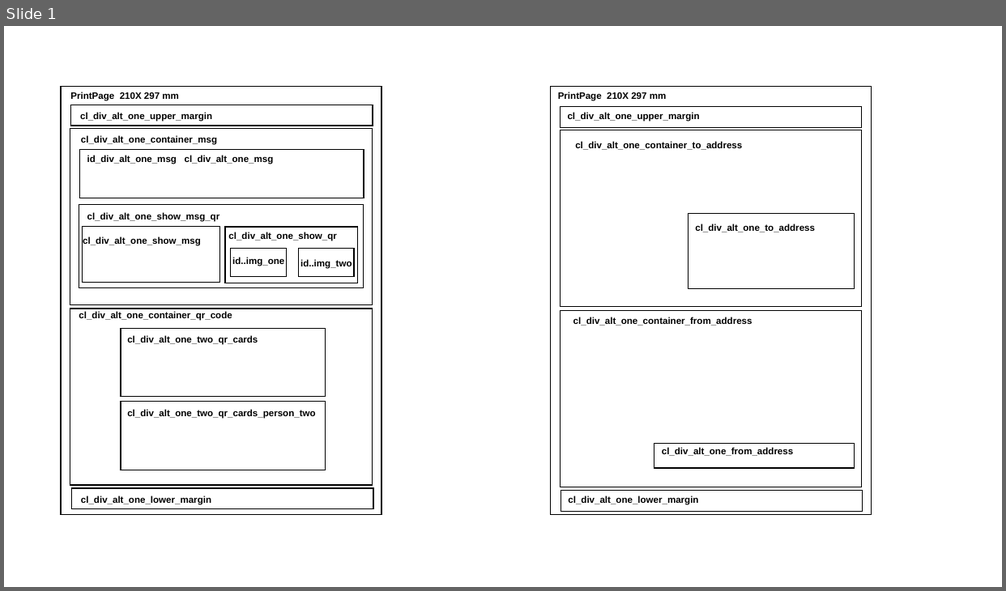
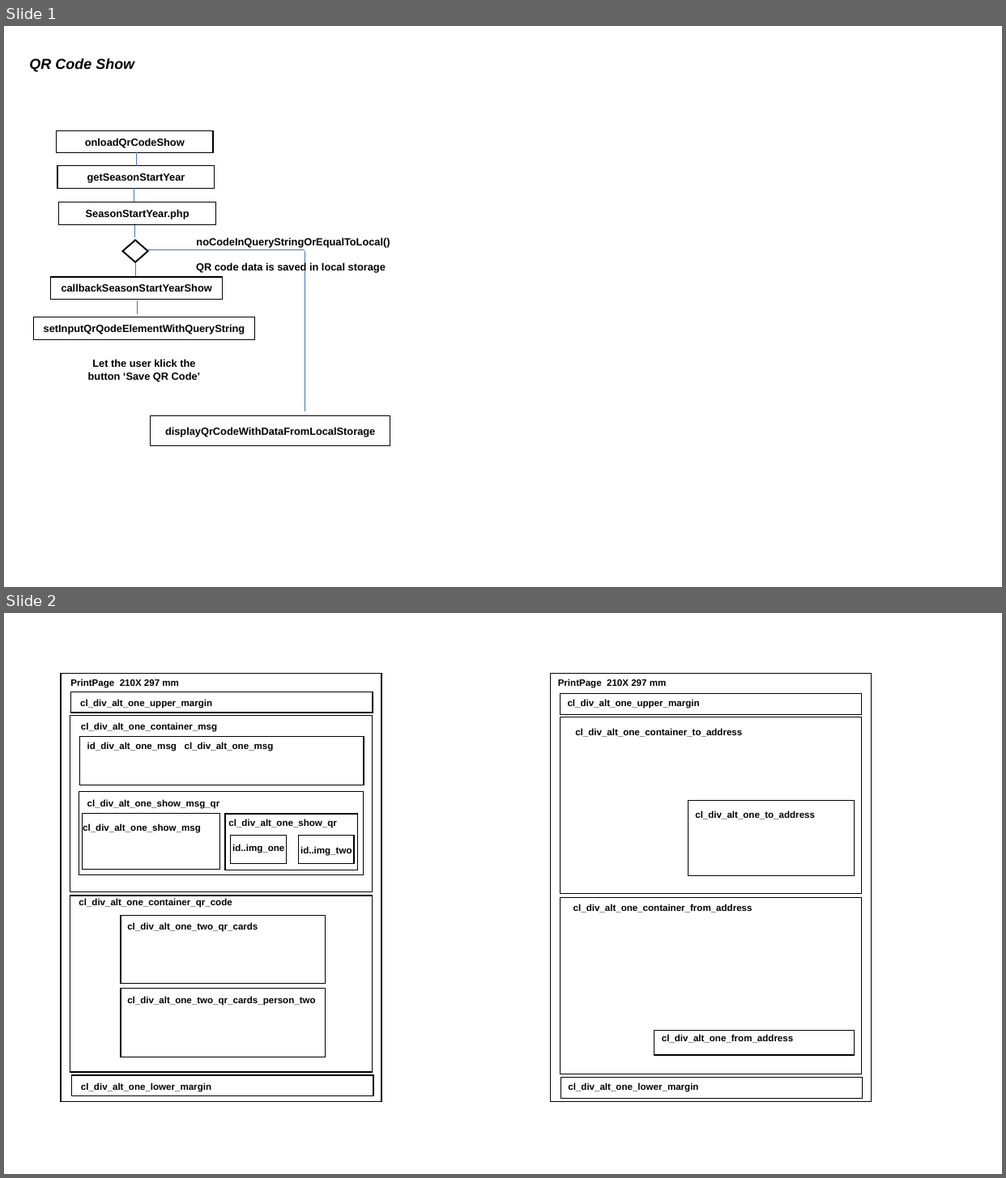
Before and after one commit to JazzLiveAarau/WwwQrCode, a slide deck: Descriptions/WwwQrCodeImages.pptx. Shown one above the other, each under a label of ours: slide 1 before the commit, slides 1 and 2 after it. The pictures are 1006x591 and 1006x1178 pixels, drawn with LibreOffice and Linux fonts; fonts in the diff are those of the drawing. Boxes give left, top, right and bottom in pixels: in the first picture for what was removed or moved away, otherwise in the second. Text is boxed around its words. In the diff, an @@ line names an element or a change of style, - is before the commit and + after.

```diff
--- a/Descriptions/WwwQrCodeImages.pptx
+++ b/Descriptions/WwwQrCodeImages.pptx
@@ slide 1 added at [4,26,1002,587], background #FFFFFF @@
@@ text added at [29,58,134,72], 14 pt, text #000000, bold, italic @@
+QR Code Show
@@ rectangle added at [57,130,214,153], outline #000000 1 pt, 10 pt, text #000000, bold @@
+onloadQrCodeShow
@@ rectangle added at [58,166,215,189], outline #000000 1 pt, 10 pt, text #000000, bold @@
+getSeasonStartYear
@@ line added from (137, 166) to (137, 152), #4472C4 0.5 pt @@
@@ line added from (134, 202) to (134, 189), #4472C4 0.5 pt @@
@@ rectangle added at [58,203,216,225], outline #000000 1 pt, 10 pt, text #000000, bold @@
+SeasonStartYear.php
@@ diamond added at [123,240,148,262], outline #000000 1.5 pt @@
@@ line added from (135, 238) to (135, 224), #4472C4 0.5 pt @@
@@ text added at [196,237,390,247], 10 pt, text #000000, bold @@
+noCodeInQueryStringOrEqualToLocal()
@@ line added from (135, 277) to (135, 263), #4472C4 0.5 pt @@
@@ line added from (147, 250) to (305, 250), #4472C4 0.5 pt @@
@@ text added at [196,263,386,273], 10 pt, text #000000, bold @@
+QR code data is saved in local storage
@@ line added from (305, 412) to (305, 251), #4472C4 0.5 pt @@
@@ rectangle added at [50,277,222,299], outline #000000 1 pt, 10 pt, text #000000, bold @@
+callbackSeasonStartYearShow
@@ line added from (138, 314) to (138, 301), #4472C4 0.5 pt @@
@@ rectangle added at [33,318,254,339], outline #000000 1 pt, 10 pt, text #000000, bold @@
+setInputQrQodeElementWithQueryString
@@ text added at [88,359,201,382], 10 pt, text #000000, bold @@
+Let the user klick the button ‘Save QR Code’
@@ rectangle added at [150,416,390,446], outline #000000 1 pt, 10 pt, text #000000, bold @@
+displayQrCodeWithDataFromLocalStorage
@@ what was slide 1 is now slide 2 @@
```
Also in this commit, not shown: 1 other file.
